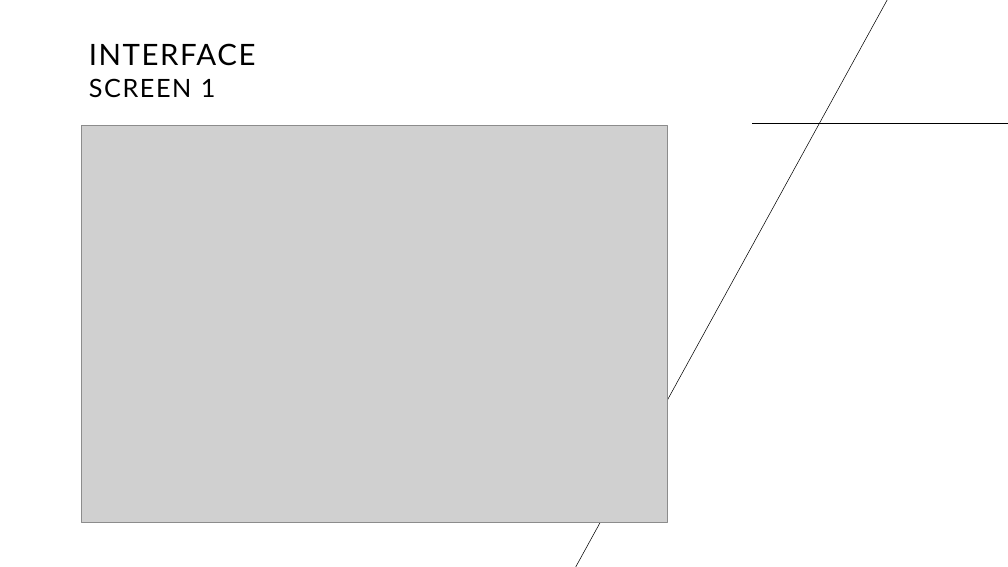
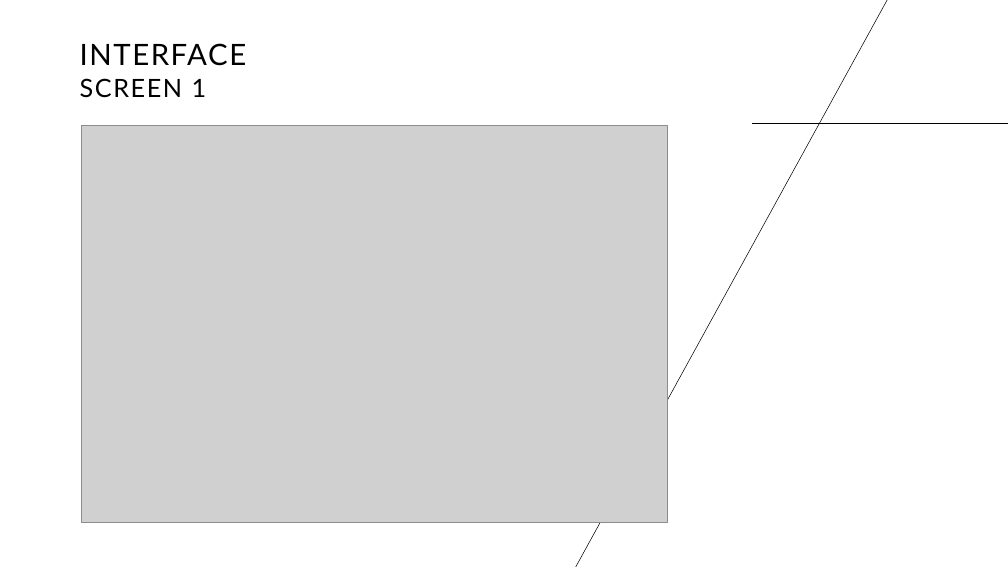
Before and after one commit to hamzashahab1610/dp-project, a slide deck: slide 11 of Presentation.pptx. Drawn at 1008x567 pixels with LibreOffice and Linux fonts; fonts in the diff are those of the drawing; grey boxes stand for pictures. Boxes give left, top, right and bottom in pixels: in the first picture for what was removed or moved away, otherwise in the second. Text is boxed around its words. In the diff, an @@ line names an element or a change of style, - is before the commit and + after.

```diff
--- a/Presentation.pptx
+++ b/Presentation.pptx
@@ title "INTERFACE" moved from (x1=89, y1=43, x2=256, y2=66) to (x1=80, y1=43, x2=247, y2=66) @@
@@ text "SCREEN 1" moved from (x1=89, y1=78, x2=216, y2=98) to (x1=80, y1=78, x2=207, y2=98) @@
```
Also in this commit, not shown: 8 other files.
